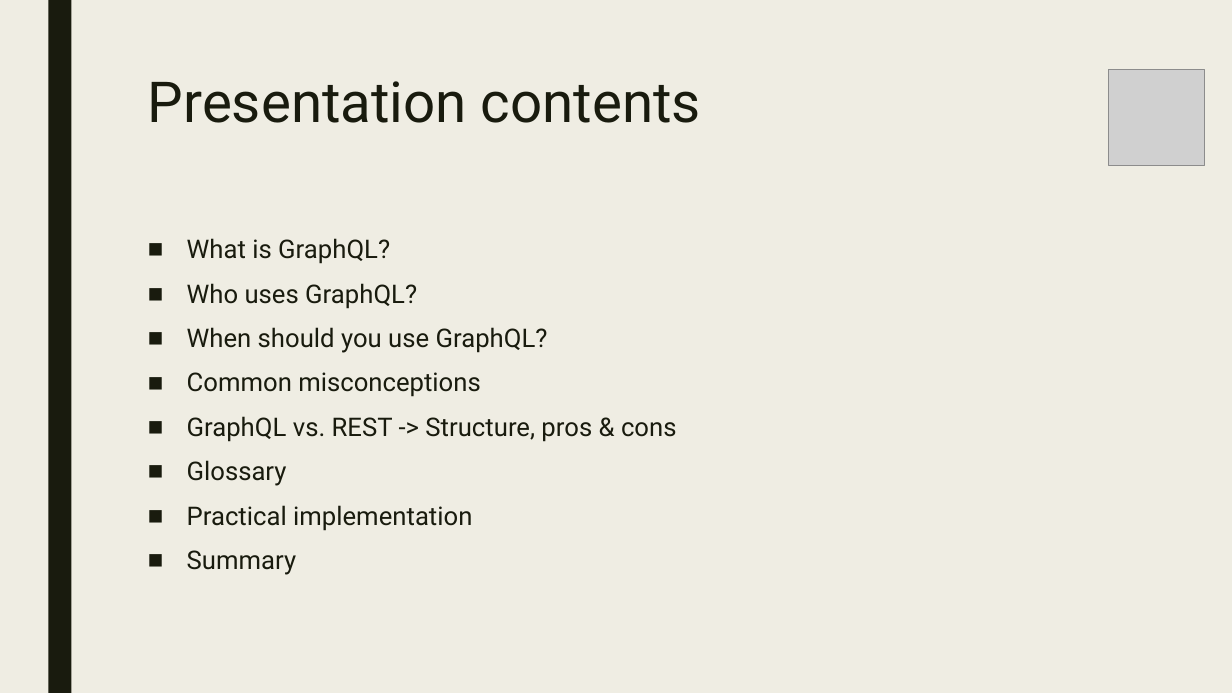
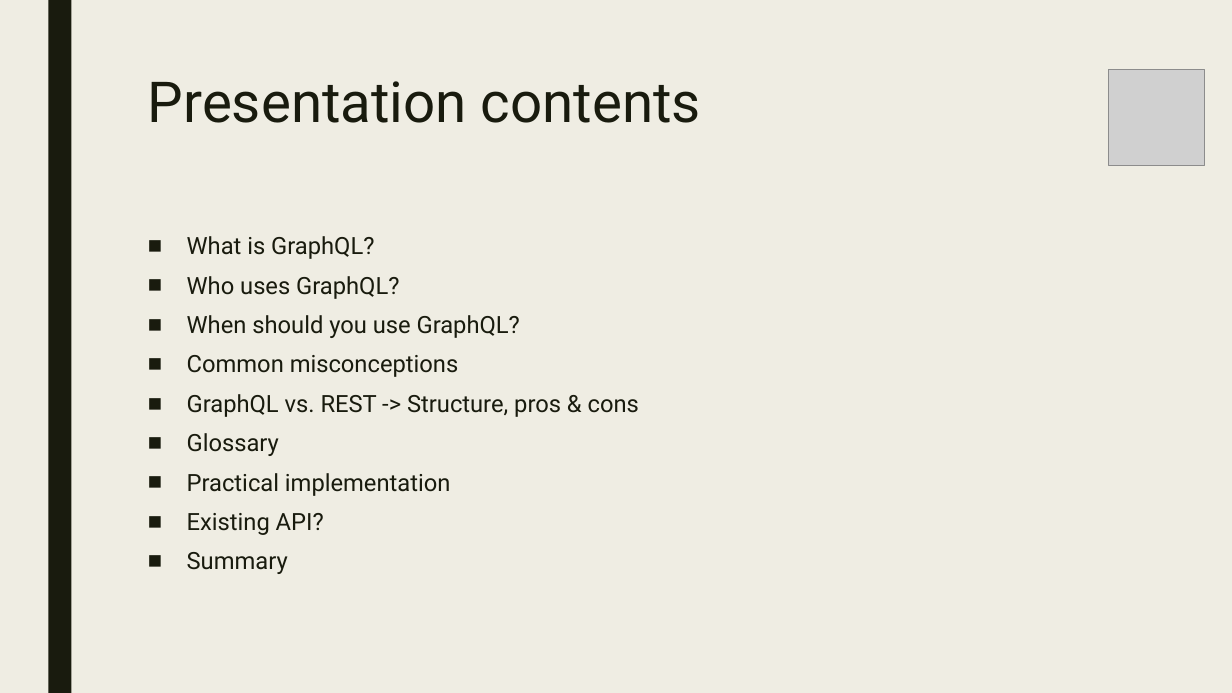
Before and after one commit to leono93/GraphQL_New-Tech, a slide deck: slide 2 of presentation/GraphQL_t7oele00.pptx. Drawn at 1232x693 pixels with LibreOffice and Linux fonts; fonts in the diff are those of the drawing; grey boxes stand for pictures. Boxes give left, top, right and bottom in pixels: in the first picture for what was removed or moved away, otherwise in the second. Text is boxed around its words. In the diff, an @@ line names an element or a change of style, - is before the commit and + after.

```diff
--- a/presentation/GraphQL_t7oele00.pptx
+++ b/presentation/GraphQL_t7oele00.pptx
@@ text at (187,236,639,574): size 20 to 18.5 pt; line spacing 0.94 to 0.84 @@
@@ text at (187,513,324,535): paragraph added @@
+■ Existing API?
```
Also in this commit, not shown: 1 other slide changed, 5 slides added.
